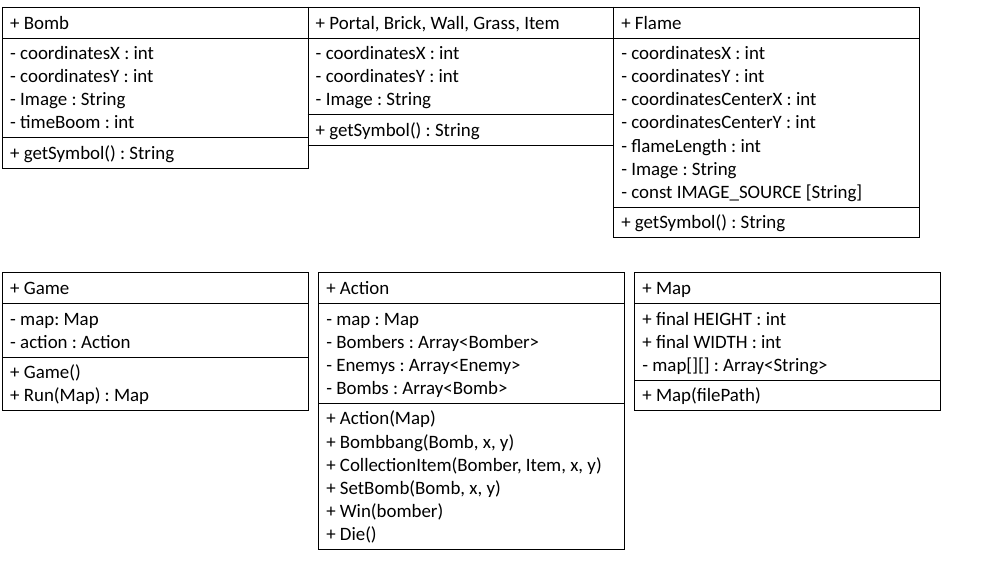
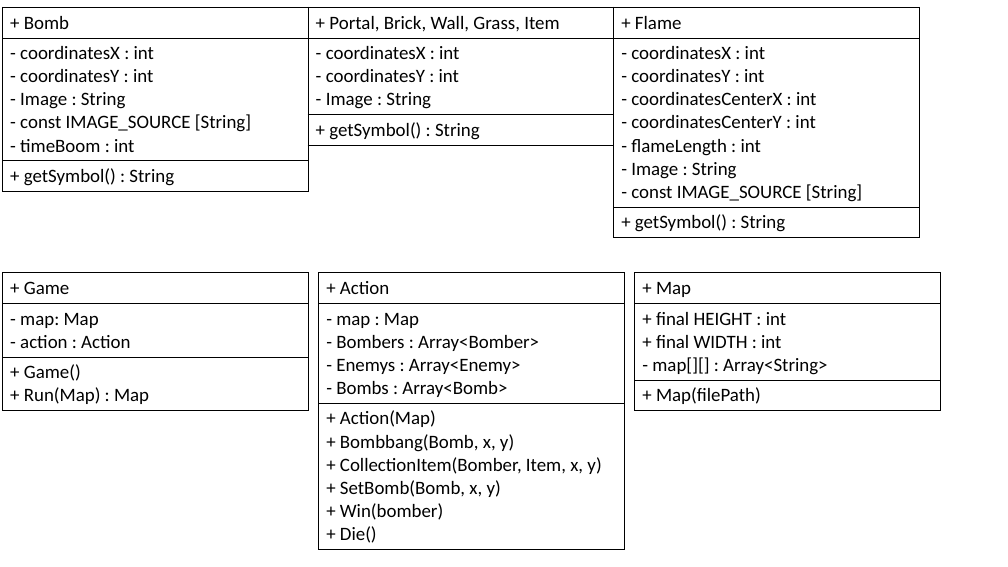
Before and after one commit to dungn8979/BigExercise2_Bomberman, a slide deck: slide 3 of Sơ đồ class.pptx. Drawn at 1008x567 pixels with LibreOffice and Linux fonts; fonts in the diff are those of the drawing. Boxes give left, top, right and bottom in pixels: in the first picture for what was removed or moved away, otherwise in the second. Text is boxed around its words. In the diff, an @@ line names an element or a change of style, - is before the commit and + after.

Commit message:
update

```diff
--- a/Sơ đồ class.pptx
+++ b/Sơ đồ class.pptx
@@ table at [2, 8, 308, 190] @@
-row 2, column 1: - coordinatesX : int / - coordinatesY : int / - Image : String / - timeBoom : int
+row 2, column 1: - coordinatesX : int / - coordinatesY : int / - Image : String / - const IMAGE_SOURCE [String] / - timeBoom : int
```
